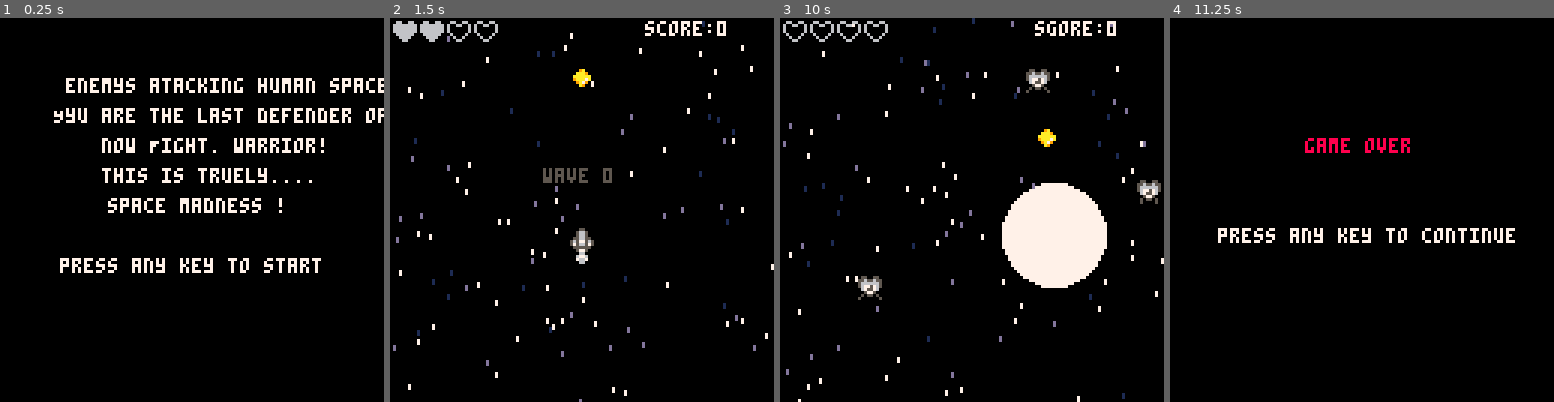
Above: before the commit, frames 1-4 (left to right).
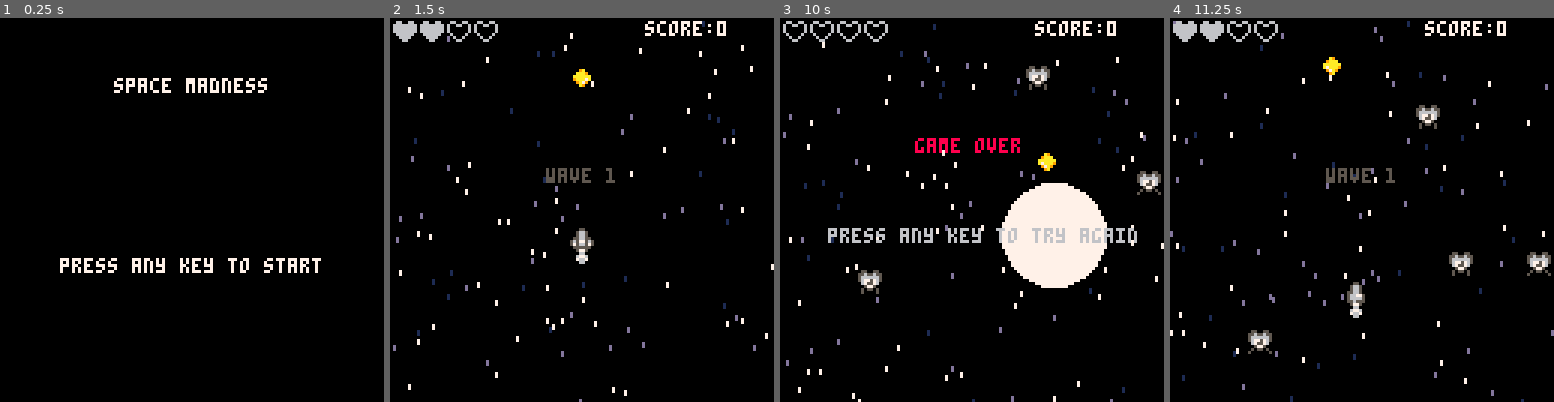
Above: after the commit, the same moments.

Repository: thorty/pico8_shmup
Game: PICO-8 cartridge myshmup2.p8
The game is run twice, just before and just after one commit, with the same random seed, the same clock (stepped at 60 frames per second) and the same inputs.
Inputs:
- Up to frame 1 (0.25 s): no input
- Up to frame 2 (1.5 s): tap X (X key) at 0.33, 1.07 s; tap O (Z key) at 0.7 s
- Up to frame 3 (10 s): hold Right 1.6-2.1 s; tap O (Z key) every 0.4 s from 1.7 to 9.7 s; tap X (X key) every 1.12 s from 1.85 to 9.67 s; hold Up 2.15-2.42 s; hold Right 2.47-3.03 s; hold Left 3.08-3.58 s; hold Down 3.63-3.97 s; hold Right 4.02-4.68 s; hold Up 4.73-5.03 s; hold Left 5.08-5.68 s; hold Down 5.73-6.03 s; hold Right 6.08-6.58 s; hold Right 6.63-7.13 s; hold Up 7.18-7.45 s; hold Right 7.5-8.07 s; hold Left 8.12-8.62 s; hold Down 8.67-9 s; hold Right 9.05-9.72 s; hold Up from 9.77 s (still down)
- Up to frame 4 (11.25 s): release Up at 10.07 s; tap O (Z key) at 10.1, 10.5, 10.9 s; hold Left 10.12-10.72 s; hold Down 10.77-11.07 s; tap X (X key) at 10.78 s; hold Right from 11.12 s (still down)

The runs differ from the first frame. In frame 1, 5.1% of the frame differs, in the area x 14-100%, y 15-51%; in frame 2, 0.4%; in frame 3, 5.2%; in frame 4, 5.8%, in the area x 0-100%, y 0-100%.

Commit message:
add creepy star and gameover music. change gameoverscreen

Diff:
--- a/game.lua
+++ b/game.lua
@@ -16,7 +16,7 @@
 	--shootanim on ship
 	muzzle=0
 
-	wave=0
+	wave=1
 	score=0
 	lives=2
 	invul=0
@@ -167,10 +167,11 @@
 
 	--time befor gameoveranimation
 	if lives <=0 then
-		gameovertime-=1
-		if gameovertime<=0 then
+		--gameoverti me-=1
+		--if gameovertime<=0 then
 			mode="over"
-		end
+			sfx(4)
+		--end
 	end
 
 	--anim flame
@@ -192,17 +193,18 @@
 function draw_game()
 	cls(0)
 	draw_starfield()
-	if invul<=0 then
-		spr(flamespr,ship.x,ship.y+7)
-		spr(ship.sp,ship.x,ship.y)
-		t=0
-	else -- ship is shootet
-		if sin(t/5)<0.2 then
+	if lives > 0 then
+		if invul<=0 then
 			spr(flamespr,ship.x,ship.y+7)
 			spr(ship.sp,ship.x,ship.y)
-		end
-	end
-
+			t=0
+		else -- ship is shootet
+			if sin(t/5)<0.2 then
+				spr(flamespr,ship.x,ship.y+7)
+				spr(ship.sp,ship.x,ship.y)
+			end
+		end
+	end
 	for myen in all(enemies) do
 		if myen.flash>0 then
 			myen.flash-=1
--- a/gamescreens.lua
+++ b/gamescreens.lua
@@ -9,12 +9,12 @@
 
 function draw_start()
 	cls(0)
-	print("enemys atacking human spacestation. ",22,20,7)
-	print("Yyu are the last defender of human live. ",18,30,7)
-	print("now Fight. warrior!",34,40,7)-- our radar system recognizes 9 waves and one mothership
-	print("this is truely....",34,50,7)
-	print("space madness !",36,60,7)
-	print("press any key to start",20,80,blink())
+	--print_center("enemys atacking human spacestation. ",20,7)
+	--print_center("you are the last defender of human live. ",30,7)
+	-- our radar system recognizes 9 waves and one mothership
+	--print_center("this truely is....",50,7)
+	print_center("space madness",20,7)
+	print_center("press any key to start",80,blink())
 end
 
 function update_levelscreen()
@@ -31,7 +31,8 @@
 function draw_levelscreen()
 	cls(0)
 	draw_game()
-	print("wave "..wave,"51","50",blink())
+	local text = "wave "..wave
+	print(text, get_center(text),"50",blink())
 end
 
 function startnewwave()
@@ -58,9 +59,14 @@
 
 
 function draw_over()
-	cls(0)
-	print("game over",45,40,8)
-	print("press any key to continue",16,70,blink())
+	draw_game()
+	if btn(4)==false and btn(5)==false then
+		btnreleased=true
+	end
+	if btnreleased then
+		print("game over",45,40,8)
+		print("press any key to try again",16,70,blink())
+	end
 end
 
 
--- a/main.lua
+++ b/main.lua
@@ -1,6 +1,7 @@
 
 function _init()
 	mode="start"
+	music(0)
 	blinkt=0
 	levelt=0
 	entype=1
@@ -17,6 +18,7 @@
 		draw_start()
 	elseif mode=="levelscreen" then
 		draw_levelscreen()
+		music(-1,1000)
 	elseif mode=="over" then
 		-- game over
 		draw_over()
--- a/tools.lua
+++ b/tools.lua
@@ -230,3 +230,14 @@
 		add(parts,myp)
 	end
 end
+
+function get_center(text)
+	center= 64 - #text*2
+	--printh(#text ..center)
+	return center
+
+end
+
+function print_center(text, y, c)
+	print(text, get_center(text), y, c)
+end
Not shown, changed: 27 lines of the sprite sheet (__gfx__) section of myshmup2.p8
Not shown, changed: the music (__music__) section of myshmup2.p8
Not shown, changed: the sound effects (__sfx__) section of myshmup2.p8
